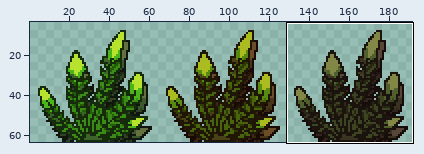
One commit to this sprite sheet: TunedBeta/images/environment/Hornwort.png. The picture above shows the old version from afar; the outline marks the close-up.
Close-up. First the earlier version:
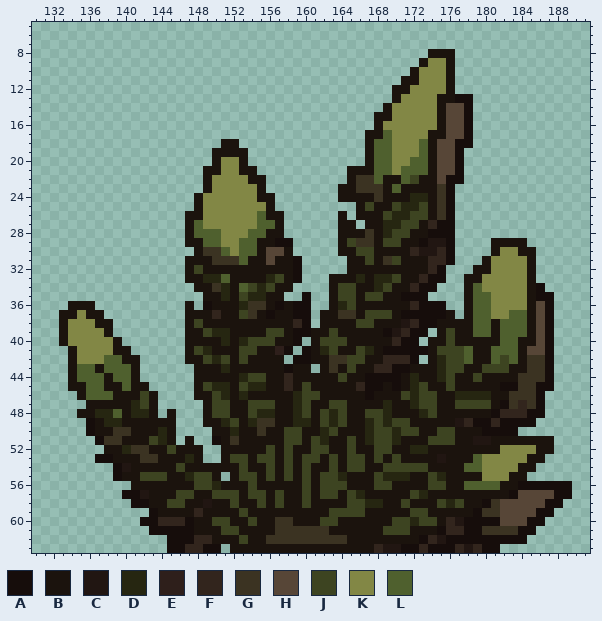
The file is 192x64 pixels. Colours within 5 levels of each other are drawn and written as one. Shown: x 130..191, y 5..63. The wide view leaves out empty margins. The commit also changed other parts of the picture, which this record leaves out.
Palette (. is transparent): A #160d0b  B #1b130d  C #211612  D #262611  E #2e1f1b  F #32251d  G #3b3322  H #574637  J #3d4421  K #828745  L #4f602e
Pixels before (only the part around the change), first column x 130:
 5 ..............................................................
 6 ..............................................................
 7 ..............................................................
 8 ............................................BBB...............
 9 ...........................................BKKB...............
10 ..........................................BKKKB...............
11 .........................................BBKKKB...............
12 ........................................BBKKKKB...............
13 ........................................BKKKKBBAA.............
14 .......................................BKKKKKBHHA.............
15 ......................................BBKKKKKBHHA.............
16 ......................................BKKKKKKBHHA.............
17 .....................................BBLKKKKBBHHA.............
18 .....................BB..............BLLKKKLBHHAA.............
19 ....................BBBB.............BLLKKKLBHHA..............
20 ....................BKKB.............BLLKKLLBHHA..............
21 ...................BBKKBB..........BBBLLKLLLBHHA..............
22 ...................BKKKKBB.........BGGLBBLJBBHAA..............
23 ...................BKKKKKB........BBGGGBLBBBBGA...............
24 ..................BKKKKKKBB.......BBBBGBBBDDBGA...............
25 ..................BKKKKKKKB.........BJBBJDDJBGA...............
26 .................BBKKKKKKLBB......B.BBBJDDJJBGA...............
27 .................BLKKKKKKLLB......BB.BBDDJJBFAA...............
28 .................BLLLKKKLLBB......BBBGBDJJBBAAA...............
29 .................BBLLKKLLBBAA.....BJGGBJJBBACCA....BBBB.......
30 ..................BGGLKLLBHHB.....BBJJBBBBFCCFA....BKKBB......
31 .................BBBGGGLBBHBBA.....BBJBGJBBBFFA...BKKKKB......
32 .................BJBBBBBBBBBBA.....BBBBBBBBBFA...BBKKKKB......
33 .................BBDDLBBBBDJBA...BBBDBDDJBBFAA..BBKKKKKB......
34 ..................BBGDBLJDJBB....BJJBBDJBBFAA...BLKKKKKBA.....
35 ...................BBDBJDDBB..A..BJJBJJBBAAA....BLLKKKKBAA....
36 ....BBB..........B.ABBBDGGBABAA..BDJBBBBBBFAAA..BLLKKKKBHA....
37 ...BBKBB.........BBBFBBJGBABBAA.BBGGBJJJBAAAAAB.BLLKKLLBHA....
38 ...BKKKBB........BJBBBBBBBBBBFA.BBBBJJBBBCFAABBBBLLBLLLBHA....
39 ...BKKKKB........BBJDDBBBBJJBAABBJBBBBBACFAA.BJBBLLBLLLBHA....
40 ...BKKKKKB.......BBBBDBDJJJBBA.BJJJBBBBBFAA.BBJBBBBBLLBBHA....
41 ....BKKKKBB......BJDBBBJJBBEA.ABDJBBJDBAAAAABJJJLBBLLLBHHA....
42 ....BKKKLLBB.....BBJDJBJBBBB.AABBGGJJBBFFFA.BDJJLBBLJLBGGA....
43 ....BLLBLLLB......BBBDBBBBBBABB.BGBJBBFFAABBBDJJBBJJJBBGGA....
44 ....BLLLBLLB......BBBBBDJJBBFBBBBBJBBAAAABDBBDJBBJBBBBGGGA....
45 ....BBLLBBLBB.....BJDDBJDDBBFBJBBBBBFAABABDJBBJBBBBBAAGGAA....
46 .....BLLLBBBJB....BBJDBDBBBBBDJJBBBBBABBBJDJJBBDDDDBBGGGA.....
47 ......BBBBBDJB.....BJJBBJJJBBDJBBJJBBBBDBBDJJBBJJJJBAGFGA.....
48 .....BBDDLBDDB.B...BJJBBJDDBBDJBJDJBBJJDBBBDJBBBBBBAFFFAA.....
49 ......ABDDBBBBBB...BBDJBDGGBBDDBJDJBBDJDJJBBBBBCFAAFAAAA......
50 ......ABBGGBBBDB....BBDBBGBBJJBBDJBBBDJJDJJBBJJBBBAAAA........
51 .......AGGBBBJDB.B..ABGBBBBBJJBJDBBJBDJJDBBBJJJBBCCBBBBBBB....
52 ........BBDGGBBJBBB..BBBBBJBJBBJJBBJBBJJBBDDBBBBBBBBKKKKBB....
53 .......AABBBGGBBBDB..BJJBJJBJBJJBJBJJBJBJBBBBCBBBLKKKKKBB.....
54 .........ACBBBBBJBBBBBBJBBJBJBJBBJBJJBBJJJJJBBBBLLKKKKBB......
55 .........ABBJJJBBDJJB.BJJBJBJBJBJJDBBBJDDDBBJDBBBBKKKBB.......
56 ...........BBBBBBBJJDBBBJBBBBBJBJJJBBBJJBBBBJJBBLLLLBBAAAAAA..
57 ..........AACBBBJJBBJJJBJJBJBBJBJJBJDBBBBBJDBBBBBBBBBAHHHHAA..
58 ...........AABBJJBBCBBJBBJBJBBJBBBBJJDDBBJBBBJDJBBAGHHHHHAA...
59 .............ABBBBFBBBBJBBBBBBBBBJJJJBBBBBJJBBBBBAGGHHHHAA....
60 ............AAFFFABBJJBBJBBGGBBBJJBBBBBBJJDJJBFCAAAAHHHAA.....
61 .............AAAAABBBJJBBBBGGGGGGBBBBBBJJJBBBAFFAAGGGGAA......
62 ...............AAAFFBBBJBBGGGGGGGGGBBBBBBBBAFCAAAAAAAAA.......
63 ...............AAFFAA.BBBBBBBBBBBBBBBBFCCAAFAAAFCFAA..........
After the commit:
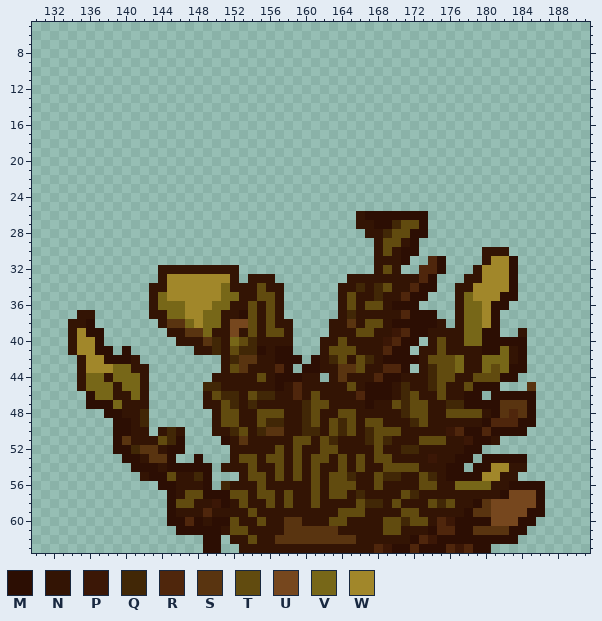
Colours new in this view: M #2c0e03  N #331404  P #3b1706  Q #412706  R #4f260c  S #593410  T #614b0f  U #76471e  V #776718  W #a1872a
Diff:
y 8: x 174..176 BBB -> ...
y 9: x 173..176 BKKB -> ....
y 10: x 172..176 BKKKB -> .....
y 11: x 171..176 BBKKKB -> ......
y 12: x 170..176 BBKKKKB -> .......
y 13: x 170..178 BKKKKBBAA -> .........
y 14: x 169..178 BKKKKKBHHA -> ..........
y 15: x 168..178 BBKKKKKBHHA -> ...........
y 16: x 168..178 BKKKKKKBHHA -> ...........
y 17: x 167..178 BBLKKKKBBHHA -> ............
y 18: x 151..152 BB -> ..; x 167..178 BLLKKKLBHHAA -> ............
y 19: x 150..153 BBBB -> ....; x 167..177 BLLKKKLBHHA -> ...........
y 20: x 150..153 BKKB -> ....; x 167..177 BLLKKLLBHHA -> ...........
y 21: x 149..154 BBKKBB -> ......; x 165..177 BBBLLKLLLBHHA -> .............
y 22: x 149..155 BKKKKBB -> .......; x 165..177 BGGLBBLJBBHAA -> .............
y 23: x 149..155 BKKKKKB -> .......; x 164..176 BBGGGBLBBBBGA -> .............
y 24: x 148..156 BKKKKKKBB -> .........; x 164..176 BBBBGBBBDDBGA -> .............
y 25: x 148..156 BKKKKKKKB -> .........; x 166..176 BJBBJDDJBGA -> ...........
y 26: x 147..157 BBKKKKKKLBB -> ...........; x 164 B -> .; x 166..176 BBBJDDJJBGA -> NMMMMMMM...
y 27: x 147..157 BLKKKKKKLLB -> ...........; x 164..176 BB.BBDDJJBFAA -> ..NNMMQTTM...
y 28: x 147..157 BLLLKKKLLBB -> ...........; x 164..176 BBBGBDJJBBAAA -> ...NNQTTMM...
y 29: x 147..158 BBLLKKLLBBAA -> ............; x 164..176 BJGGBJJBBACCA -> ....NTTNM....; x 181..184 BBBB -> ....
y 30: x 148..158 BGGLKLLBHHB -> ...........; x 164..176 BBJJBBBBFCCFA -> ....NTNMM....; x 180..185 .BKKBB -> NNN...
y 31: x 147..159 BBBGGGLBBHBBA -> .............; x 165..176 BBJBGJBBBFFA -> ...NNNM..RM.; x 180..185 BKKKKB -> NWWM..
y 32: x 144..159 ...BJBBBBBBBBBBA -> NNNNNNNNN.......; x 165..175 BBBBBBBBBFA -> ...NTN..RRM; x 179..185 BBKKKKB -> NWWWM..
y 33: x 144..159 ...BBDDLBBBBDJBA -> NWWWWWWWN.NNN...; x 163..175 BBBDBDDJBBFAA -> ..NNNNNNNNRM.; x 178..185 BBKKKKKB -> NNWWWM..
y 34: x 143..158 .....BBGDBLJDJBB -> NNWWWWWWVNNNTNN.; x 163..174 BJJBBDJBBFAA -> .NNQNQTNNRMM; x 177..186 .BLKKKKKBA -> NNWWWWM...
y 35: x 143..157 ......BBDBJDDBB -> NVWWWWWWVVNNTTN; x 160 A -> .; x 163..173 BJJBJJBBAAA -> .NTNNQNNRMM; x 177..187 .BLLKKKKBAA -> NVWWWMM....
y 36: x 134..136 BBB -> ...; x 143..160 ....B.ABBBDGGBABAA -> NVVVWWWVVNNTNTN...; x 163..175 BDJBBBBBBFAAA -> .NTNTTNMMM...; x 177..187 .BLLKKKKBHA -> NVVWMM.....
y 37: x 133..137 BBKBB -> ..NN.; x 143..160 ....BBBFBBJGBABBAA -> NNVVWWVVNNMTNTN...; x 162..187 BBGGBJJJBAAAAAB.BLLKKLLBHA -> ..NQNNNNNRMMM..NVVWM......
y 38: x 133..138 BKKKBB -> .NNM..; x 144..160 ...BJBBBBBBBBBBFA -> NSSVWVVNUUTNTNN..; x 162..187 BBBBJJBBBCFAABBBBLLBLLLBHA -> .NNSNTTNMMMMMN.NVVWM......
y 39: x 133..138 BKKKKB -> .NWMM.; x 145..187 ..BBJDDBBBBJJBAABBJBBBBBACFAA.BJBBLLBLLLBHA -> NNSSVNNUNTNTTN....NNNTTNNPRMMNNNNVVMM..N...
y 40: x 133..139 BKKKKKB -> .NWWM..; x 146..159 .BBBBDBDJJJBBA -> NNNSQNVTQNNNN.; x 161..172 BJJJBBBBBFAA -> .NNTNNNNPRMM; x 174..187 BBJBBBBBLLBBHA -> NTNNVVMMMMM...
y 41: x 134..140 BKKKKBB -> NWWMM.M; x 147..158 BJDBBBJJBBEA -> .NNQNTQQMNMM; x 160..187 ABDJBBJDBAAAAABJJJLBBLLLBHHA -> ..NTTTNNNRMM.NNTNNNNMMVNM...
y 42: x 134..141 BKKKLLBB -> .NWWMMMN; x 147..187 BBJDJBJBBBB.AABBGGJJBBFFFA.BDJJLBBLJLBGGA -> ....NQSSNNMMM.MNQTNTQNMMMMNTTTVNNVVVNM...
y 43: x 134..142 BLLBLLLB. -> .NWWWVVNN; x 148..187 BBBDBBBBBBABB.BGBJBBFFAABBBDJJBBJJJBBGGA -> ...NTSNNNRM.MMNNSSTNNRRM.NQTTVNNVTVMM...
y 44: x 134..142 BLLLBLLB. -> .NVVNVVVN; x 148..187 BBBBBDJJBBFBBBBBJBBAAAABDBBDJBBJBBBBGGGA -> ..NNNNNTNMMMNN.NSNNNRMMNNNQTTNNTTTMM....
y 45: x 134..142 BBLLBBLBB -> .NVVVNVVN; x 148..187 BJDDBJDDBBFBJBBBBBFAABABDJBBJBBBBBAAGGAA -> .QQNNNNNNMNRNNNNNTNMMMNQNNQTNNTMMM...S..
y 46: x 135..143 BLLLBBBJB -> .MVVNNVN.; x 148..186 BBJDBDBBBBBDJJBBBBBABBBJDJJBBDDDDBBGGGA -> .NTQQNTQQNNRNTNNNNRMMMNQTNNTNNMM.MMMMM.
y 47: x 136..143 BBBBBDJB -> MMMVNNN.; x 149..186 BJJBBJJJBBDJBBJJBBBBDBBDJJBBJJJJBAGFGA -> NNTQNQNNNNNQTTNNNNMNNTQTTNNQQMMMMSSSM.
y 48: x 135..143 BBDDLBDDB -> ...MMNNQ.; x 145 B -> .; x 149..186 BJJBBJDDBBDJBJDJBBJJDBBBDJBBBBBBAFFFAA -> .NTTNNTTTNNQTNNTTNNNNNQTTNNTTTTNMSRSM.
y 49: x 136..145 ABDDBBBBBB -> ...MMNQ...; x 149..185 BBDJBDGGBBDDBJDJBBDJDJJBBBBBCFAAFAAAA -> .NTTNNTQQNNQTNTQTNTTNNNQTNNNNNNMRRRMM
y 50: x 136..146 ABBGGBBBDB. -> ...MMNN.NQN; x 150..184 BBDBBGBBJJBBDJBBBDJJDJJBBJJBBBAAAA. -> NNQTNQSSNNQQNTQTNQTTTNNNNNPRMMRMMMM
y 51: x 137..147 AGGBBBJDB.B -> ..MSNNNTQM.; x 150..187 ABGBBBBBJJBJDBBJBDJJDBBBJJJBBCCBBBBBBB -> .MNSNNNNNTTNTQNNNQTQNNNTTTNNPMMN......
y 52: x 138..148 BBDGGBBJBBB -> .MMQSSNMM..; x 151..187 BBBBBJBJBBJJBBJBBJJBBDDBBBBBBBBKKKKBB -> .NNNNNTNTNNTTNNNNTNNQQNNNNNMM........
y 53: x 137..148 AABBBGGBBBDB -> ...MMNSSM..M; x 151..186 BJJBJJBJBJJBJBJJBJBJBBBBCBBBLKKKKKBB -> .NTTNTTNTNTTNTNTNTTNNNNPNNMM.MMMMM..
y 54: x 139..185 ACBBBBBJBBBBBBJBBJBJBJBBJBJJBBJJJJJBBBBLLKKKKBB -> ..MMMNMMMMM.NNNTNNTNTNTNNTNTNNTTTTNNNMM.MMWWNN.
y 55: x 139..150 ABBJJJBBDJJB -> ...NMMTNNQM.; x 152..184 BJJBJBJBJBJJDBBBJDDDBBJDBBBBKKKBB -> .NTTNTNTNTNTTQNNTQQNNTQNMMMMWWNN.
y 56: x 141..189 BBBBBBBJJDBBBJBBBBBJBJJJBBBJJBBBBJJBBLLLLBBAAAAAA -> ...MMNNNM.QNNNTNNNNNTNTTTNNTNNNNTTNNVVVVNNMMMM...
y 57: x 140..189 AACBBBJJBBJJJBJJBJBBJBJJBJDBBBBBJDBBBBBBBBBAHHHHAA -> .....MNTTMMMTTNTTNTNNTNTTNQNNNNTQNNNNNNNNNMUUUM...
y 58: x 141..188 AABBJJBBCBBJBBJBJBBJBBBBJJDDBBJBBBJDJBBAGHHHHHAA -> ....MTTNNPMNTNNTNTNNTNNNNTQQNTNNNTQTNNMSUUUUUM..
y 59: x 143..187 ABBBBFBBBBJBBBBBBBBBJJJJBBBBBJJBBBBBAGGHHHHAA -> ..MNNNRNNNNTNNNNNNNNNTTTNNNNTTNNNNNMSSUUUUMM.
y 60: x 142..186 AAFFFABBJJBBJBBGGBBBJJBBBBBBJJDJJBFCAAAAHHHAA -> ...MMRMNMMTNNTNNSSNNNTTNNNNTTQTTNRPMMMMUUUMM.
y 61: x 143..185 AAAAABBBJJBBBBGGGGGGBBBBBBJJJBBBAFFAAGGGGAA -> ...MMMMMNTTNNNNSSSSSSNNNNNTTNNNMRRMMSSSSMM.
y 62: x 145..184 AAAFFBBBJBBGGGGGGGGGBBBBBBBBAFCAAAAAAAAA -> ....MM.NNTNNSSSSSSSSSNNNNNNMRPMMMMMMMMM.
y 63: x 145..150 AAFFAA -> ....MM; x 152..181 BBBBBBBBBBBBBBBBFCCAAFAAAFCFAA -> .NNNNNNNNNNNNNNNRPMMRMMMRPRMM.
